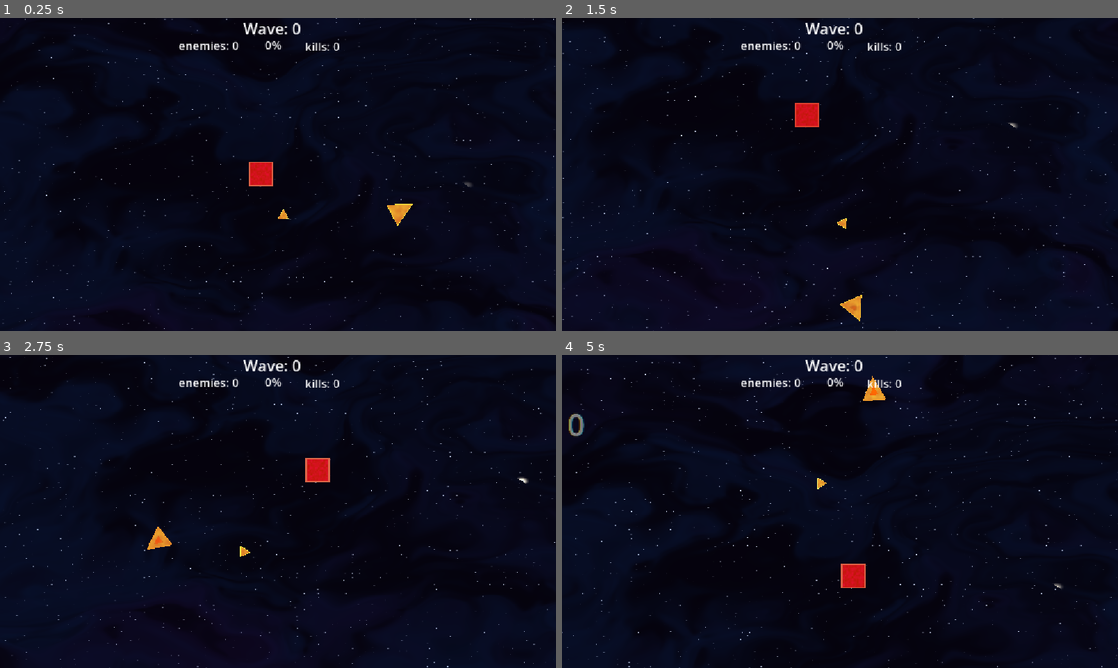
Above: before the commit, frames 1-4 (two rows, left to right).
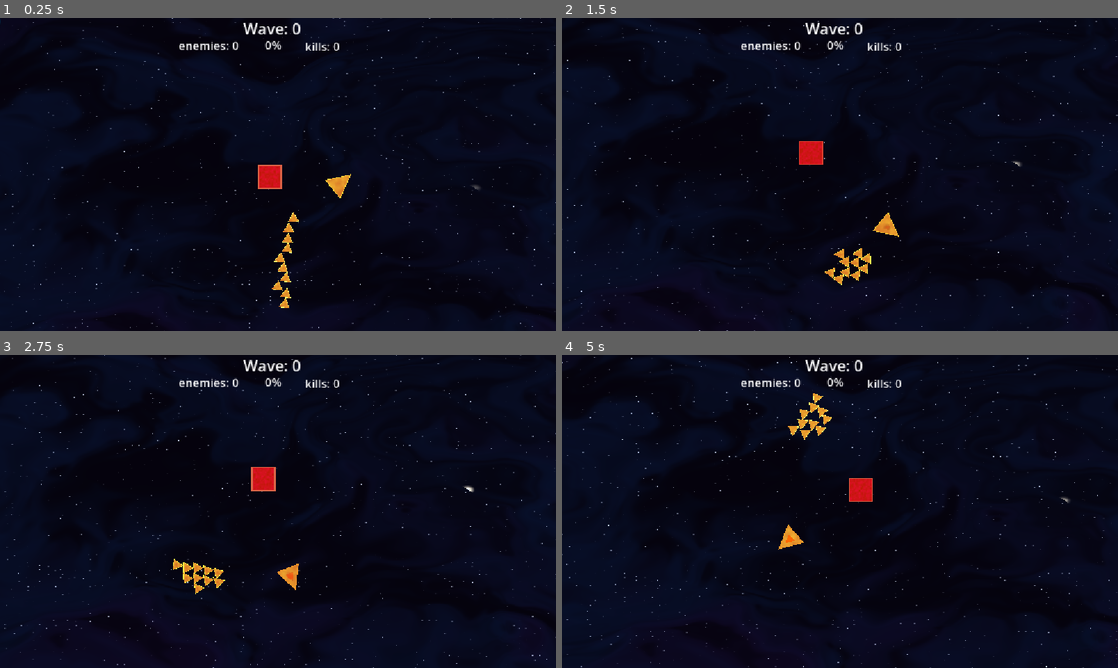
Above: after the commit, the same moments.

Repository: Eugene0-dev/SqRT
Game: Godot game, scene res://scenes/world.tscn
Two runs of this game, one before a commit and one after it. Both use one fixed random seed, a clock stepped at 60 frames per second and the inputs below.
Inputs:
- Up to frame 1 (0.25 s): no input
- Up to frame 2 (1.5 s): no input
- Up to frame 3 (2.75 s): no input
- Up to frame 4 (5 s): no input

The runs differ from the first frame. In frame 1, 1.9% of the frame differs, in the area x 0-100%, y 0-100%; in frame 2, 2.2%; in frame 3, 2.3%; in frame 4, 3.0%.
Error before the commit: Invalid assignment of property or key 'circles_counter' with value of type 'int' on a base object of type 'Nil'. (res://scripts/world.gd:66)
Error after the commit: Invalid assignment of property or key 'circles_counter' with value of type 'int' on a base object of type 'Nil'. (res://scripts/world.gd:67)

Commit message:
Test

Diff:
--- a/scripts/strike.gd
+++ b/scripts/strike.gd
@@ -6,7 +6,7 @@
 
 var square: Square
 var rotation_speed: float = 5.0
-var orbit_radius: float = 250.0
+var orbit_radius: float = 270.0
 var angle: float = 0
 var target: Shape
 var enemies: Array[Shape] = []
--- a/scripts/triangle.gd
+++ b/scripts/triangle.gd
@@ -24,7 +24,7 @@
 var basic_contact_damage: float = 100.0
 var contact_damage_modifier: float = 1.0
 var rotation_speed: float = 5.0
-var orbit_radius: float = 400.0
+var orbit_radius: float = 200.0
 var angular_speed: float = 1.0
 
 var square: Square
@@ -158,7 +158,7 @@
 	return direction
 
 func idle(delta: float) -> void:
-	angle += delta
+	angle += delta/2
 	var destination := square.global_position + Vector2(
 		cos(angle),
 		sin(angle)
--- a/scripts/world.gd
+++ b/scripts/world.gd
@@ -40,11 +40,12 @@
 		square.global_position + Vector2(0.0, -100.0),
 		{"health": 200, "square": square}
 	)
-	spawn(
-		shape_types.STRIKE,
-		square.global_position + Vector2(0.0, 100.0),
-		{"health": 200, "square": square, "speed": 200}
-	)
+	for i in range(10):
+		spawn(
+			shape_types.STRIKE,
+			square.global_position + Vector2(0.0, 100.0+i*20),
+			{"health": 200, "square": square, "speed": 200}
+		)
 	drop(
 		object_types.COUNTA,
 		Vector2.ZERO, {}
Not shown: 1 places in scenes/square.tscn that only renumber resources
